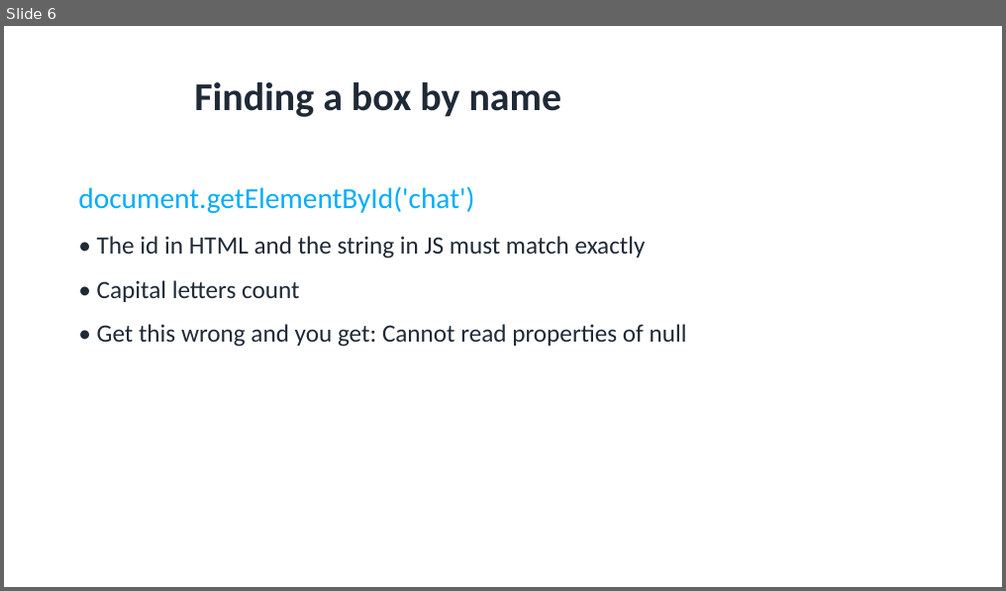
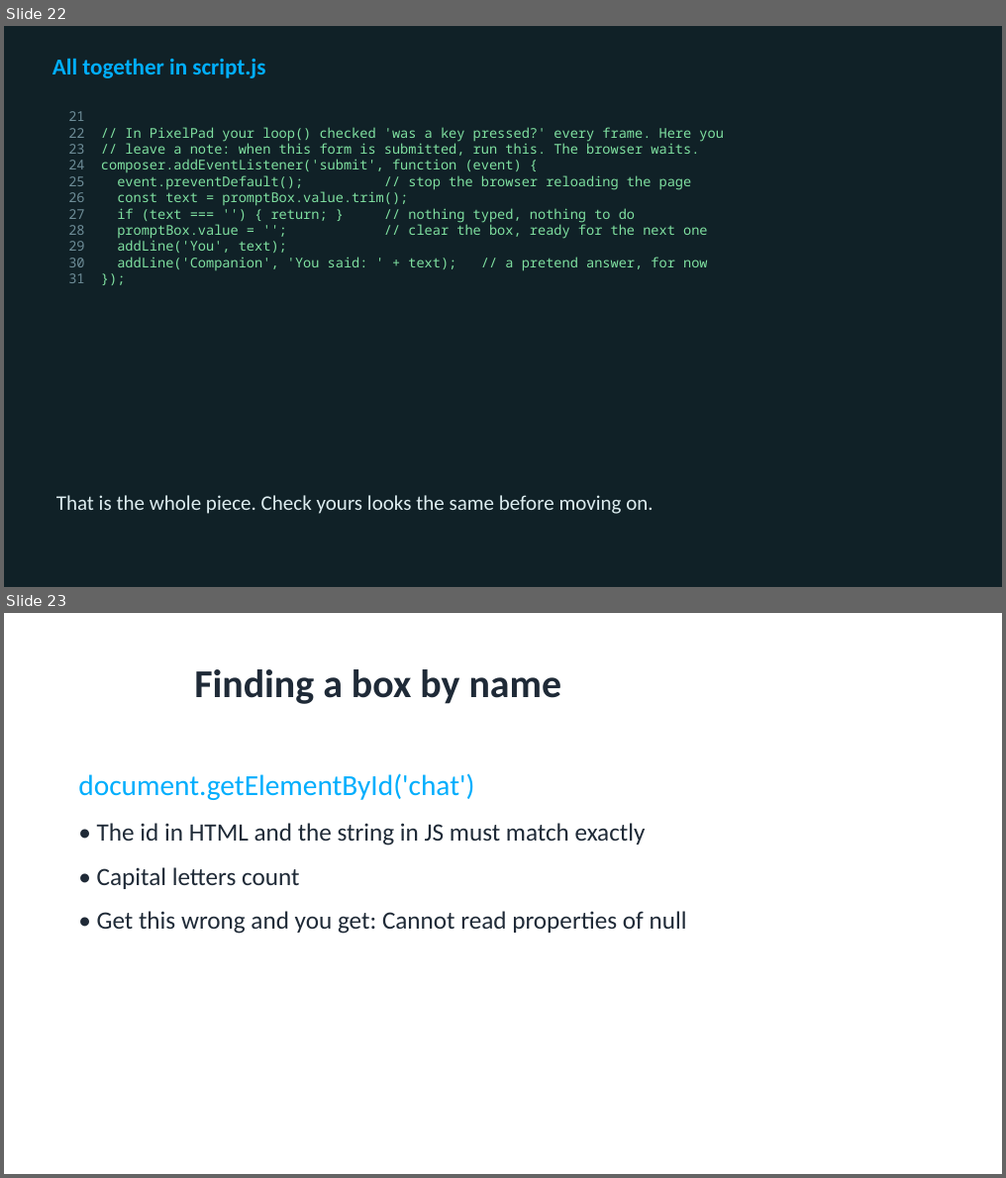
Before and after one commit to utgapps/utgapps.github.io, a slide deck: ai101/slides/week-02.pptx. Shown one above the other, each under a label of ours: slide 6 before the commit, slides 22 and 23 after it. The pictures are 1006x591 and 1006x1178 pixels, drawn with LibreOffice and Linux fonts; fonts in the diff are those of the drawing. Boxes give left, top, right and bottom in pixels: in the first picture for what was removed or moved away, otherwise in the second. Text is boxed around its words. In the diff, an @@ line names an element or a change of style, - is before the commit and + after.

```diff
--- a/ai101/slides/week-02.pptx
+++ b/ai101/slides/week-02.pptx
@@ slide 22 added at [4,26,1002,587], background #102127 @@
@@ text added at [53,58,265,78], 22 pt, text #01AEFD, bold @@
+All together in script.js
@@ text added at [68,111,724,272], 13 pt, text #7FE0A0 @@
+21
+22 // In PixelPad your loop() checked 'was a key pressed?' every frame. Here you
+23 // leave a note: when this form is submitted, run this. The browser waits.
+24 composer.addEventListener('submit', function (event) {
+25 event.preventDefault(); // stop the browser reloading the page
+26 const text = promptBox.value.trim();
+27 if (text === '') { return; } // nothing typed, nothing to do
+28 promptBox.value = ''; // clear the box, ready for the next one
+29 addLine('You', text);
+30 addLine('Companion', 'You said: ' + text); // a pretend answer, for now
+31 });
@@ text added at [56,495,652,514], 20 pt, text #DCECEF @@
+That is the whole piece. Check yours looks the same before moving on.
@@ what was slide 6 is now slide 23 @@
```
Also in this commit, not shown: 3 slides changed, 29 other slides added, 17 other files.
